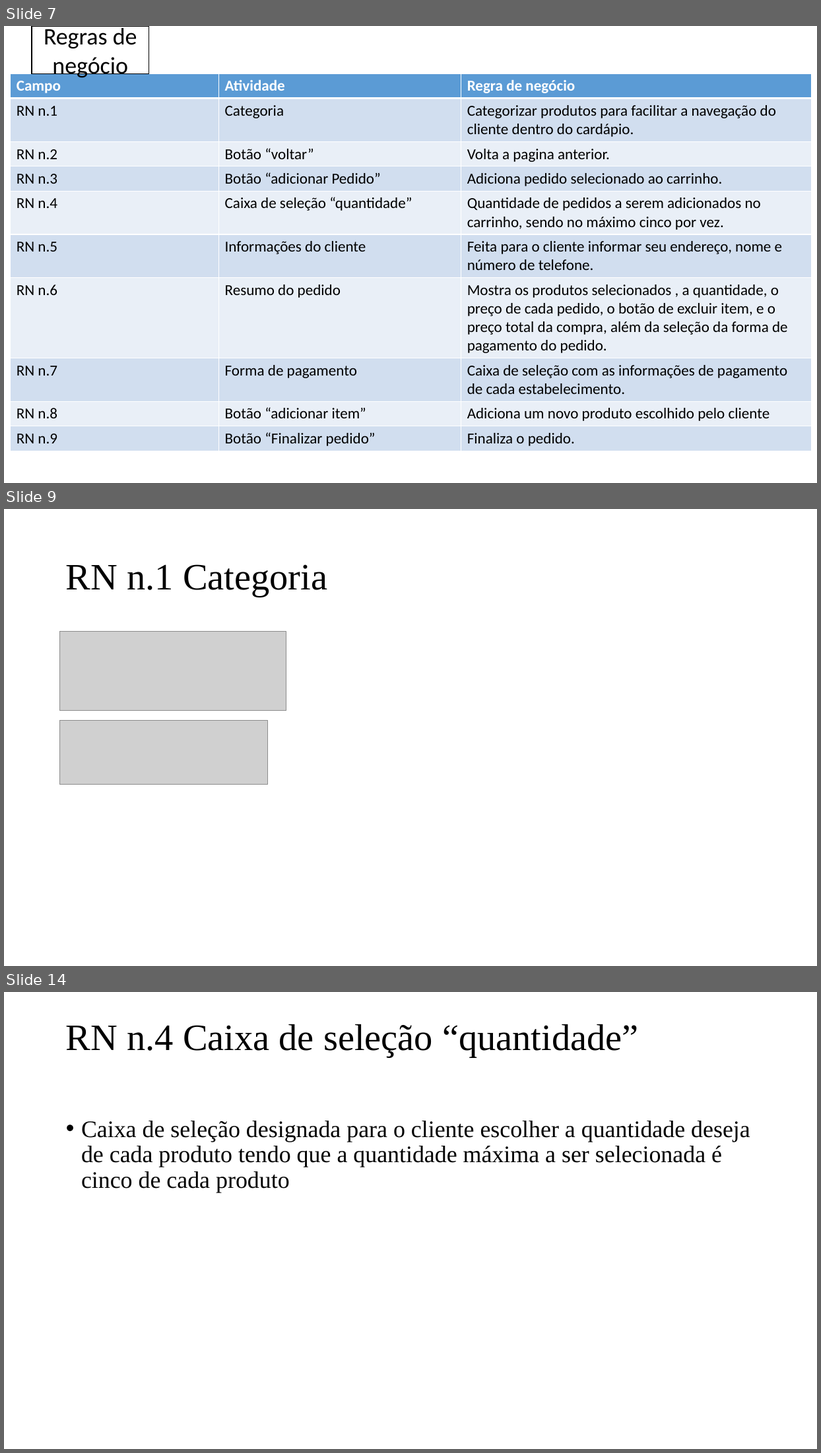
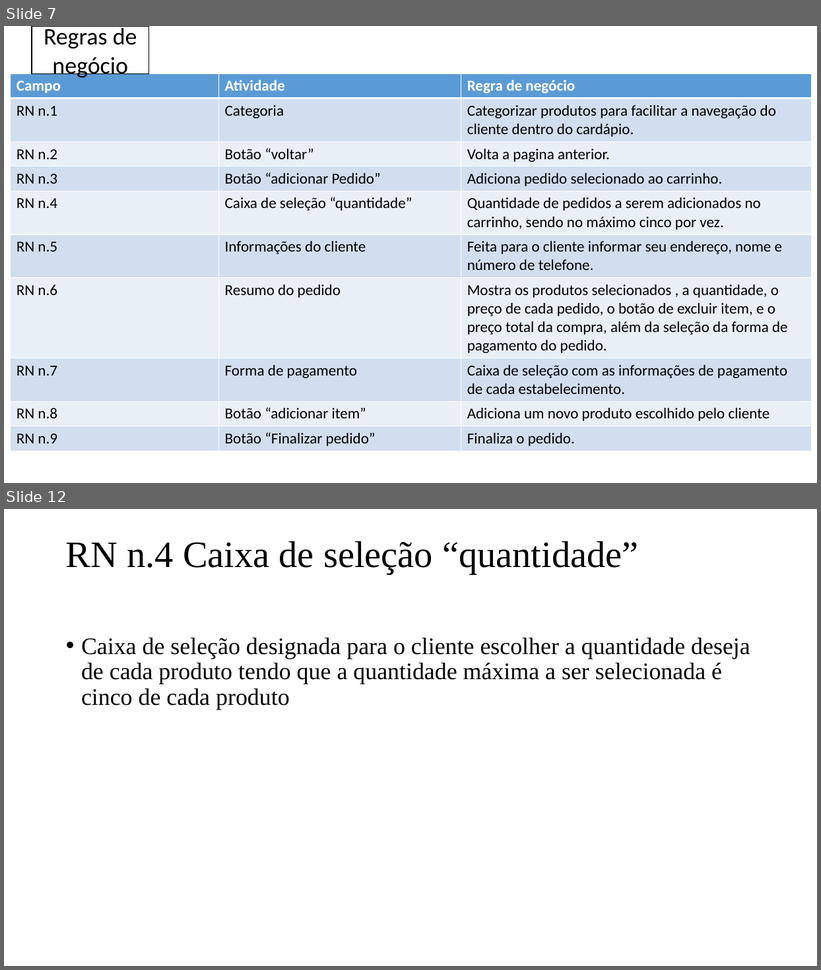
Before and after one commit to PedroAssencao/Cardapio, a slide deck: CárdapioV3_Tunado-20230509T171111Z-001/DER Modelo Conceitual [Salvo automaticamente] (1).pptx. Shown one above the other, each under a label of ours: slides 7, 9 and 14 before the commit, slides 7 and 12 after it; the slides between them are not shown. The pictures are 821x1453 and 821x970 pixels, drawn with LibreOffice and Linux fonts; fonts in the diff are those of the drawing; grey boxes stand for pictures. Boxes give left, top, right and bottom in pixels: in the first picture for what was removed or moved away, otherwise in the second. Text is boxed around its words. In the diff, an @@ line names an element or a change of style, - is before the commit and + after.

```diff
--- a/CárdapioV3_Tunado-20230509T171111Z-001/DER Modelo Conceitual [Salvo automaticamente] (1).pptx
+++ b/CárdapioV3_Tunado-20230509T171111Z-001/DER Modelo Conceitual [Salvo automaticamente] (1).pptx
@@ slide 9 removed at (4, 509, 817, 966), background #FFFFFF @@
@@ title removed at (66, 564, 327, 597) @@
-RN n.1 Categoria
@@ picture removed at (60, 632, 286, 711) @@
@@ picture removed at (60, 721, 268, 785) @@
@@ what was slide 14 is now slide 12 @@
```
Also in this commit, not shown: 3 slides changed, 2 slides added, 3 other slides removed, 28 other files.
